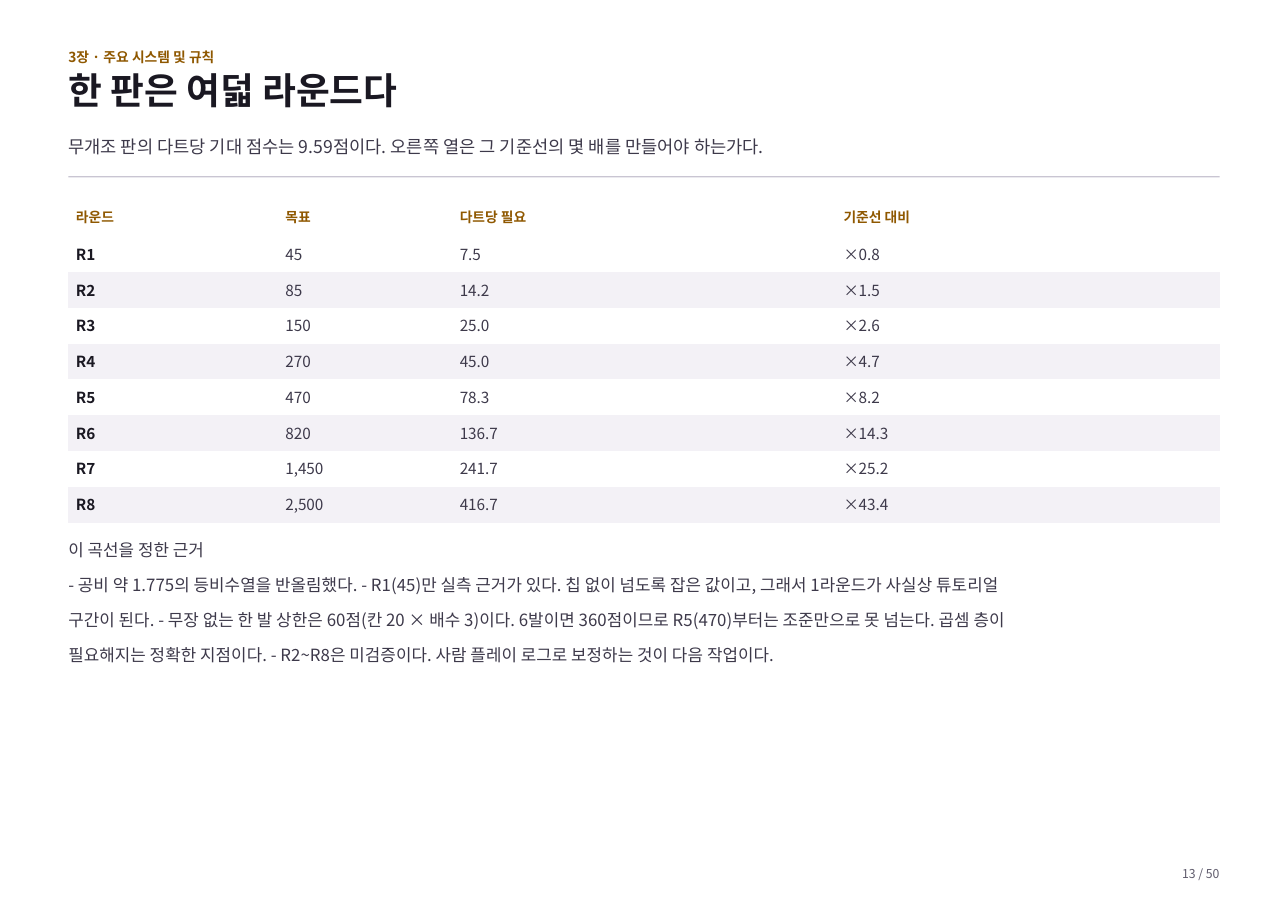
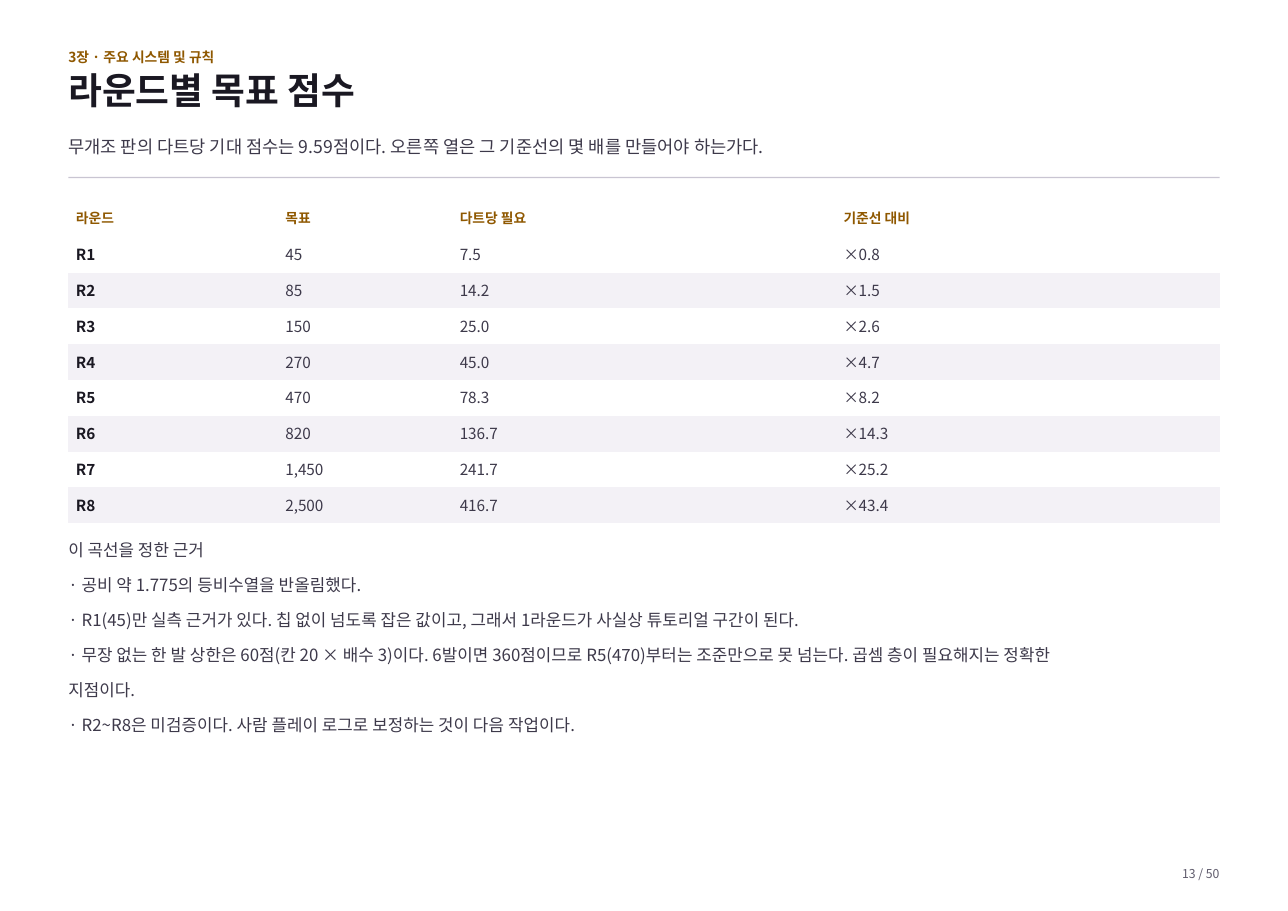
Before and after one commit to GGbong69/test-03, a slide deck: slide 13 of docs/기획서.pptx. Drawn at 1288x911 pixels with LibreOffice and Linux fonts; fonts in the diff are those of the drawing. Boxes give left, top, right and bottom in pixels: in the first picture for what was removed or moved away, otherwise in the second. Text is boxed around its words. In the diff, an @@ line names an element or a change of style, - is before the commit and + after.

```diff
--- a/docs/기획서.pptx
+++ b/docs/기획서.pptx
@@ text at bbox=[68, 73, 356, 108]: text changed @@
-한 판은 여덟 라운드다
+라운드별 목표 점수
@@ text at bbox=[68, 577, 1050, 733]: text changed @@
-- 공비 약 1.775의 등비수열을 반올림했다. - R1(45)만 실측 근거가 있다. 칩 없이 넘도록 잡은 값이고, 그래서 1라운드가 사실상 튜토리얼
-구간이 된다. - 무장 없는 한 발 상한은 60점(칸 20 × 배수 3)이다. 6발이면 360점이므로 R5(470)부터는 조준만으로 못 넘는다. 곱셈 층이
-필요해지는 정확한 지점이다. - R2~R8은 미검증이다. 사람 플레이 로그로 보정하는 것이 다음 작업이다.
+· 공비 약 1.775의 등비수열을 반올림했다.
+· R1(45)만 실측 근거가 있다. 칩 없이 넘도록 잡은 값이고, 그래서 1라운드가 사실상 튜토리얼 구간이 된다.
+· 무장 없는 한 발 상한은 60점(칸 20 × 배수 3)이다. 6발이면 360점이므로 R5(470)부터는 조준만으로 못 넘는다. 곱셈 층이 필요해지는 정확한
+지점이다.
+· R2~R8은 미검증이다. 사람 플레이 로그로 보정하는 것이 다음 작업이다.
```
Also in this commit, not shown: 44 other slides changed, 2 other files.
